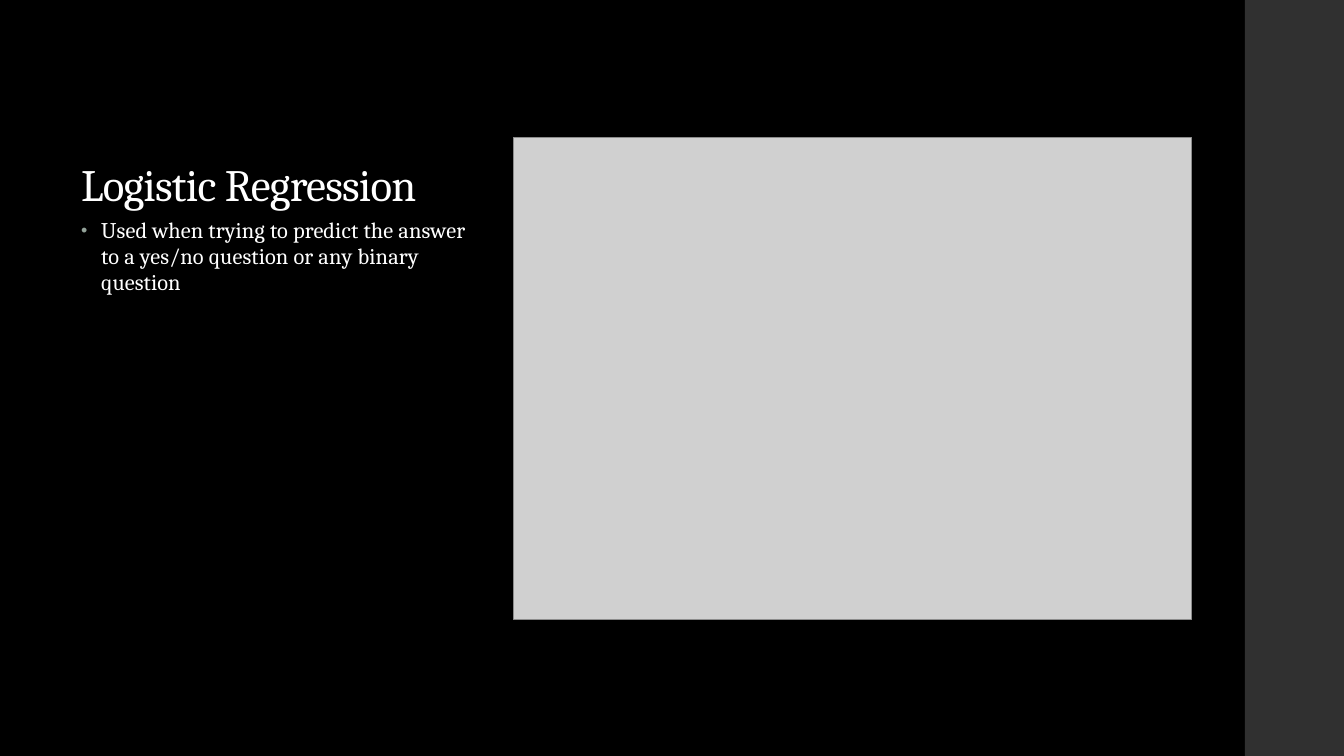
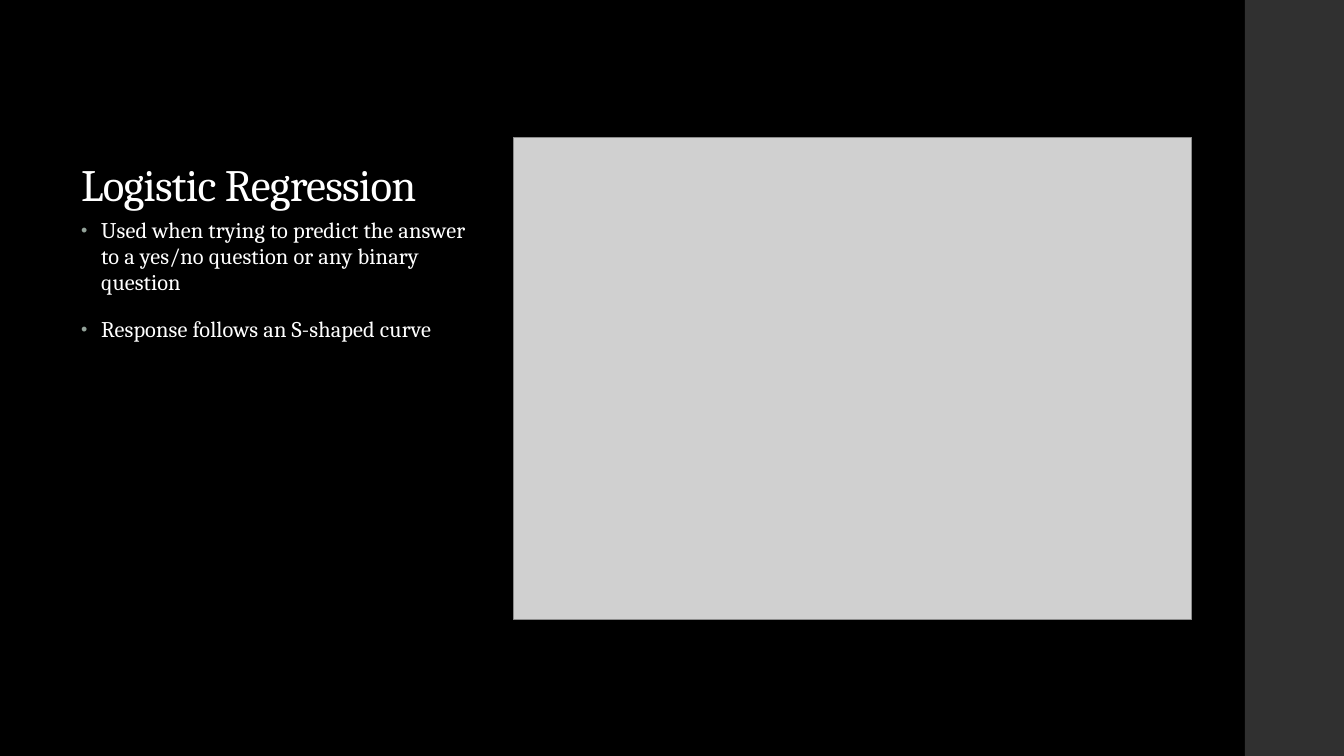
Before and after one commit to ytaiwo/Homework, a slide deck: slide 9 of week_14/week_14_presentation.pptx. Drawn at 1344x756 pixels with LibreOffice and Linux fonts; fonts in the diff are those of the drawing; grey boxes stand for pictures. Boxes give left, top, right and bottom in pixels: in the first picture for what was removed or moved away, otherwise in the second. Text is boxed around its words. In the diff, an @@ line names an element or a change of style, - is before the commit and + after.

```diff
--- a/week_14/week_14_presentation.pptx
+++ b/week_14/week_14_presentation.pptx
@@ text at bbox=[101, 321, 431, 342]: paragraph added @@
+• Response follows an S-shaped curve
```
Also in this commit, not shown: 2 other slides changed, 1 slide added, 4 other files.
